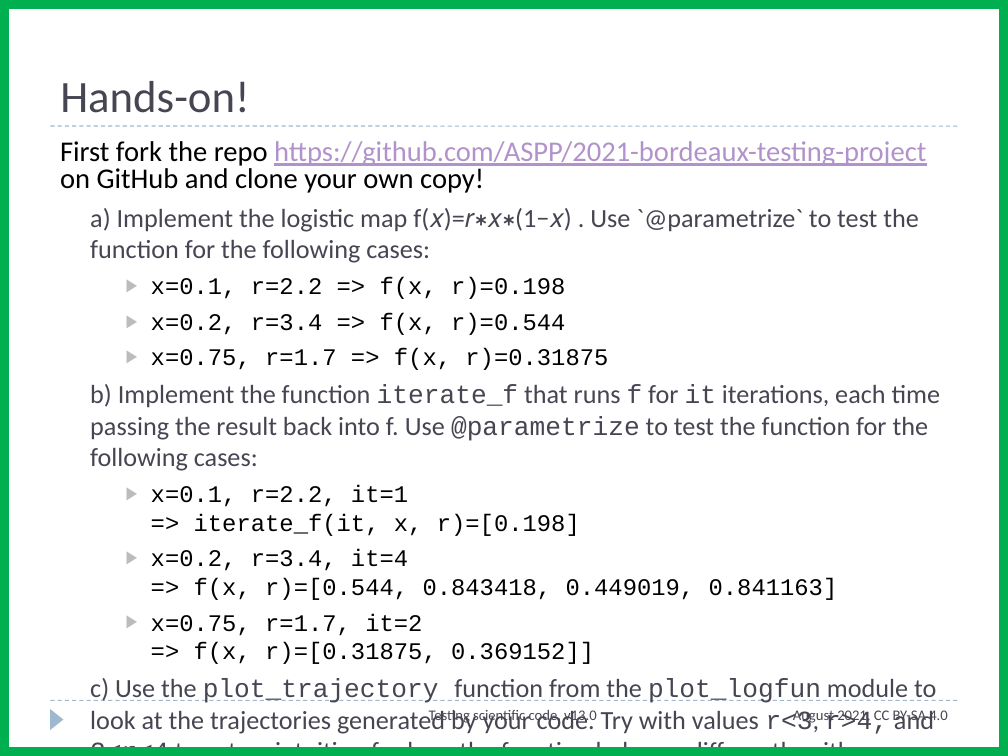
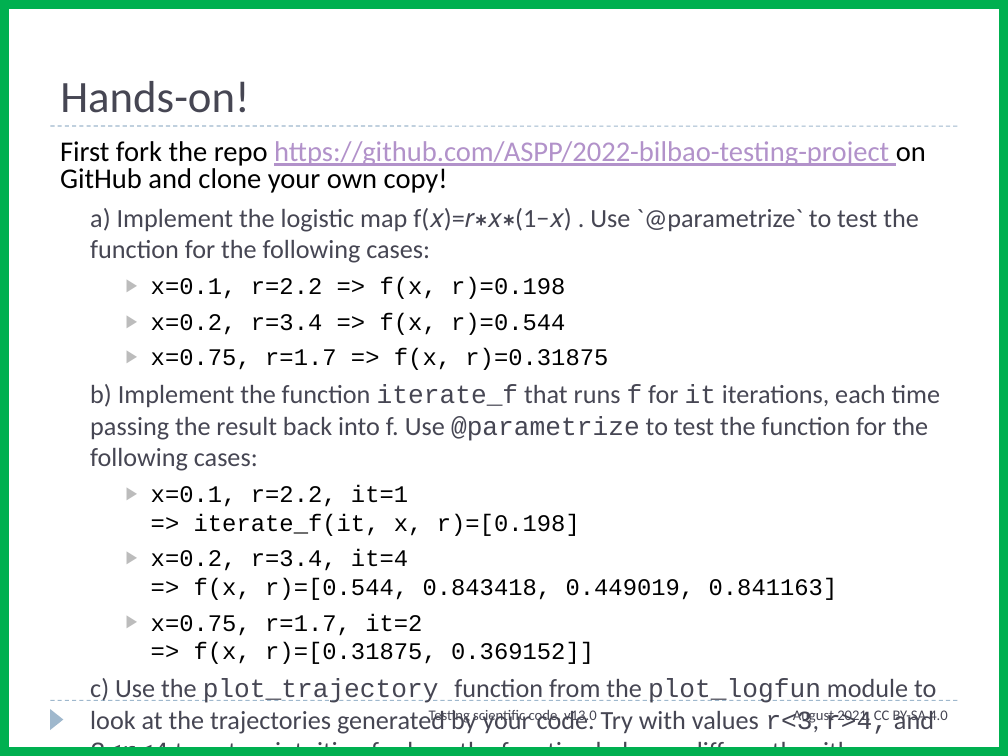
Before and after one commit to ASPP/testing_debugging_profiling, a slide deck: slide 13 of testing_part2.pptx. Drawn at 1008x756 pixels with LibreOffice and Linux fonts; fonts in the diff are those of the drawing. Boxes give left, top, right and bottom in pixels: in the first picture for what was removed or moved away, otherwise in the second. Text is boxed around its words. In the diff, an @@ line names an element or a change of style, - is before the commit and + after.

Commit message:
minor changes to slides

```diff
--- a/testing_part2.pptx
+++ b/testing_part2.pptx
@@ text at (x1=60, y1=141, x2=926, y2=193): text changed @@
-First fork the repo https://github.com/ASPP/2021-bordeaux-testing-project on GitHub and clone your own copy!
+First fork the repo https://github.com/ASPP/2022-bilbao-testing-project on GitHub and clone your own copy!
```
Also in this commit, not shown: 4 other slides changed, 1 other file.
